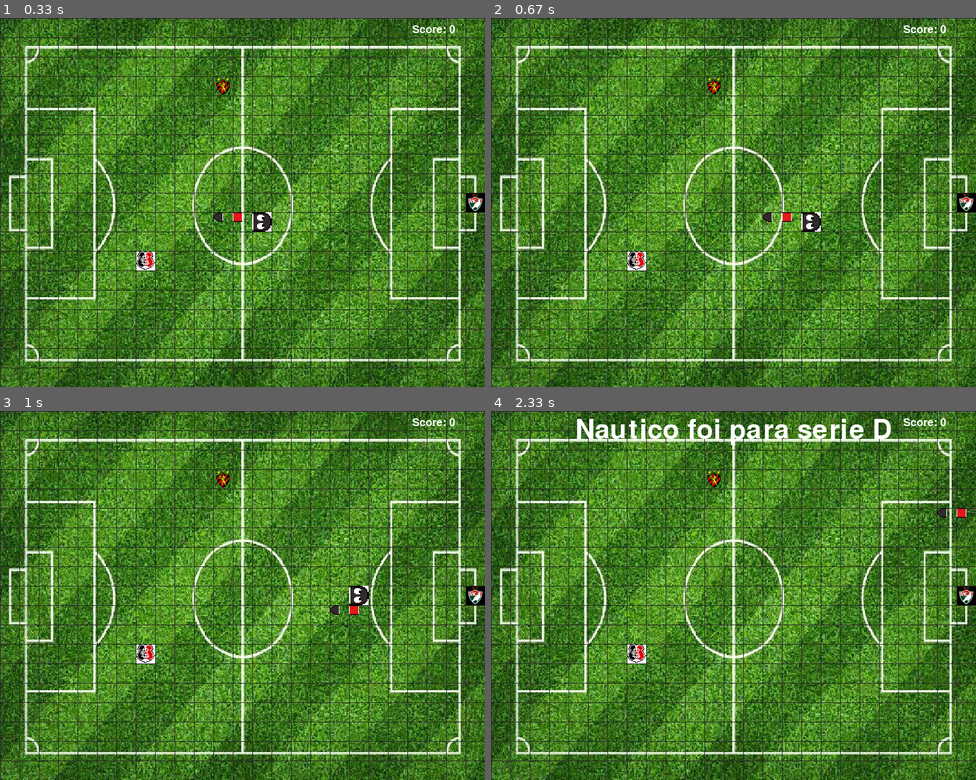
Above: before the commit, frames 1-4 (two rows, left to right).
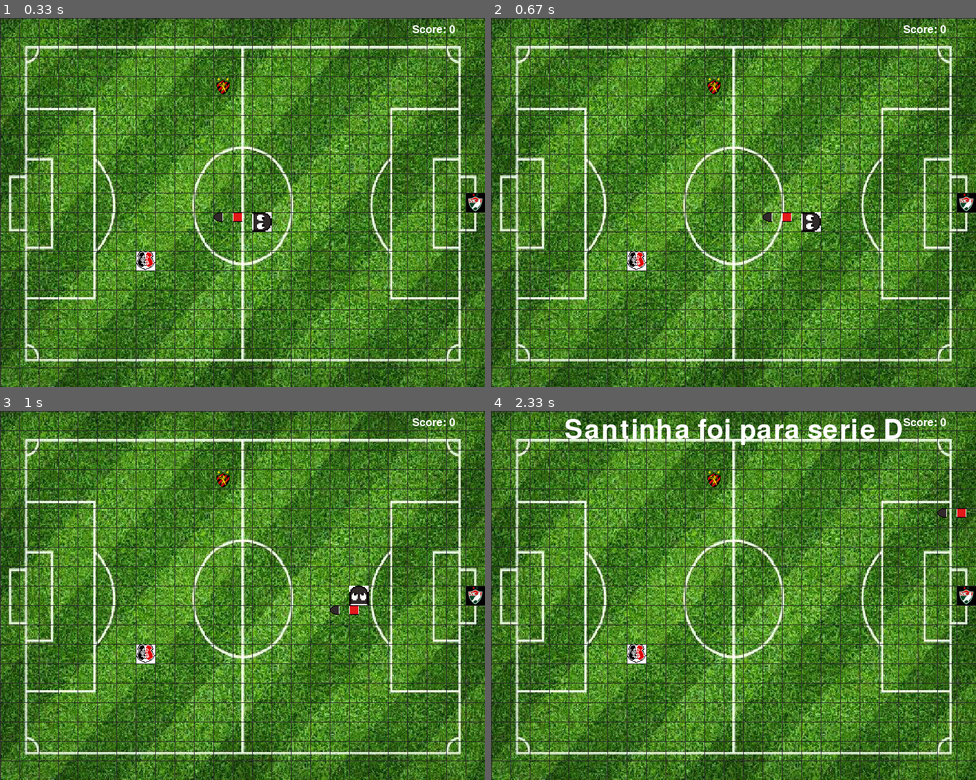
Above: after the commit, the same moments.

Repository: scan4364/Projeto-Equipe-6-IP
Game: pygame game, started from cobracoral.py
Same seed, same stepped clock (60 frames per second), same inputs: the game is played once before the commit and once after it.
Inputs:
- Up to frame 1 (0.33 s): no input
- Up to frame 2 (0.67 s): hold Right from 0.33 s (still down)
- Up to frame 3 (1 s): release Right at 0.8 s; hold Up from 0.83 s (still down)
- Up to frame 4 (2.33 s): release Up at 1.3 s; hold Right 1.33-1.8 s

Frames 1-2 are identical in both runs. In frame 3, 0.1% of the frame differs, in the area x 72-76%, y 47-53%; in frame 4, 1.8%, in the area x 15-85%, y 2-10%.

Commit message:
Update cobracoral.py
Adições: f
- Função para rodar a cabeça da cobra.

Modificações:
- Mudei a mensagem de game over, falando agora que o Santa Cruz foi para a Série D e não o Náutico.

Diff:
--- a/cobracoral.py
+++ b/cobracoral.py
@@ -15,6 +15,11 @@
     x = random.randint(0,24)
     y = random.randint(0,18)
     return (x * 32, y * 32)
+
+# função para girar a cabeça da cobra
+def rotacao(img, angulo):
+    img_rotacionada = pygame.transform.rotate(img, angulo)
+    return img_rotacionada
 
 #função que analisa se ha colisaão de objetos
 def collision(c1, c2):
@@ -92,12 +97,16 @@
         if event.type == KEYDOWN:
             if event.key == K_UP and my_direction != DOWN:
                 my_direction = UP
+                snake_head = rotacao(cobracabeca, 90)
             if event.key == K_DOWN and my_direction != UP:
                 my_direction = DOWN
+                snake_head = rotacao(cobracabeca, -90)
             if event.key == K_LEFT and my_direction != RIGHT:
                 my_direction = LEFT
+                snake_head = rotacao(cobracabeca, 180)
             if event.key == K_RIGHT and my_direction != LEFT:
                 my_direction = RIGHT
+                snake_head = rotacao(cobracabeca, 0)
 
     #esse bloco de comando detecta se a colisao com a 'maçã' e adiciona uma nova parte onde era a 'maçã' e redireciona a 'maçã' para umanova posiçao e adiciona a pontuaçao 1
     if collision(snake[0], apple_pos):
@@ -190,7 +199,7 @@
 while True:
     #define uma fonte para o texto de game over, local de spw, oq vai ser escrito, e tempo de espera ate a tela fechar
     game_over_font = pygame.font.Font('freesansbold.ttf', 45)
-    game_over_screen = game_over_font.render('Nautico foi para serie D', True, (255, 255, 255))
+    game_over_screen = game_over_font.render('Santinha foi para serie D', True, (255, 255, 255))
     game_over_rect = game_over_screen.get_rect()
     game_over_rect.midtop = (800 / 2, 10)
     screen.blit(game_over_screen, game_over_rect)
